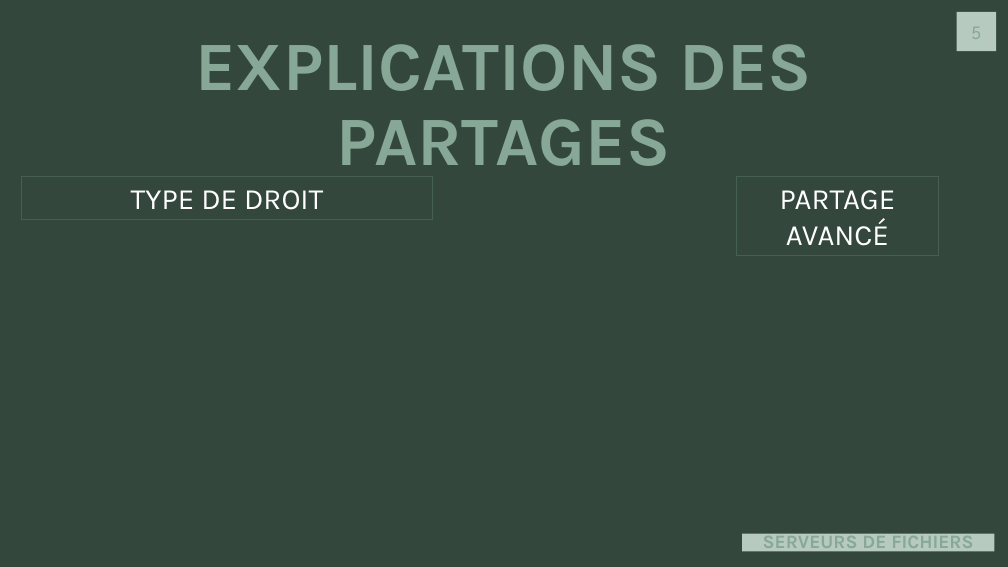
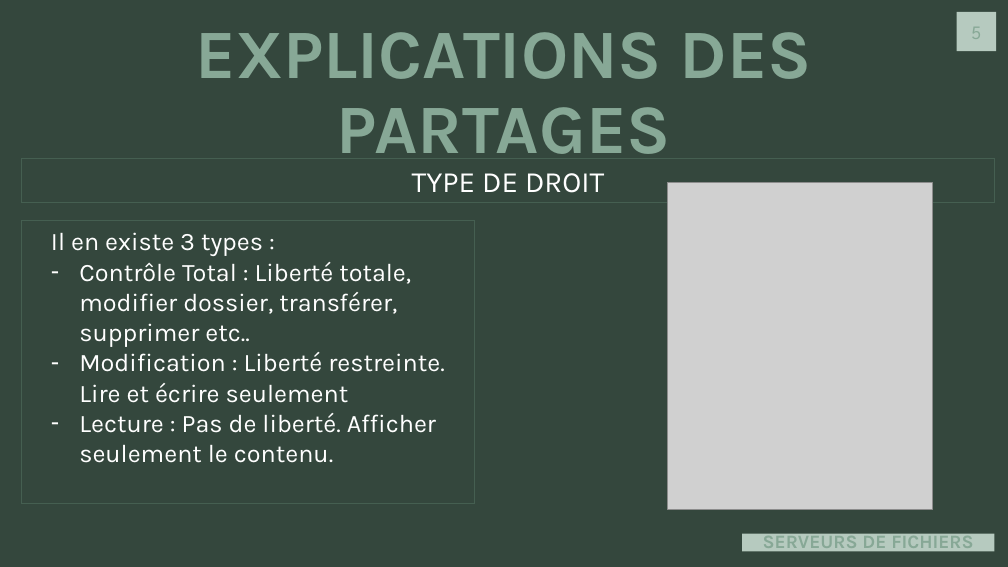
Before and after one commit to J0rg321/Serveur_Fichiers_ICT-123, a slide deck: slide 5 of SERVEUR ET FICHIERS D’IMPRESSION.pptx. Drawn at 1008x567 pixels with LibreOffice and Linux fonts; fonts in the diff are those of the drawing; grey boxes stand for pictures. Boxes give left, top, right and bottom in pixels: in the first picture for what was removed or moved away, otherwise in the second. Text is boxed around its words. In the diff, an @@ line names an element or a change of style, - is before the commit and + after.

```diff
--- a/SERVEUR ET FICHIERS D’IMPRESSION.pptx
+++ b/SERVEUR ET FICHIERS D’IMPRESSION.pptx
@@ text "EXPLICATIONS DES PARTAGES" moved from (x1=195, y1=44, x2=811, y2=166) to (x1=196, y1=32, x2=812, y2=154) @@
@@ rectangle "TYPE DE DROIT" resized from (x1=22, y1=176, x2=433, y2=219) to (x1=22, y1=159, x2=994, y2=202) @@
@@ rectangle removed at (x1=737, y1=176, x2=939, y2=255) @@
-PARTAGE AVANCÉ
@@ picture added at (x1=667, y1=183, x2=932, y2=510) @@
@@ rectangle added at (x1=22, y1=221, x2=474, y2=504), outline #455F51 0.75 pt, 24 pt, text #FFFFFF @@
+Il en existe 3 types :
+– Contrôle Total : Liberté totale, modifier dossier, transférer, supprimer etc..
+– Modification : Liberté restreinte. Lire et écrire seulement
+– Lecture : Pas de liberté. Afficher seulement le contenu.
```
Also in this commit, not shown: 1 other slide changed, 1 slide added.
